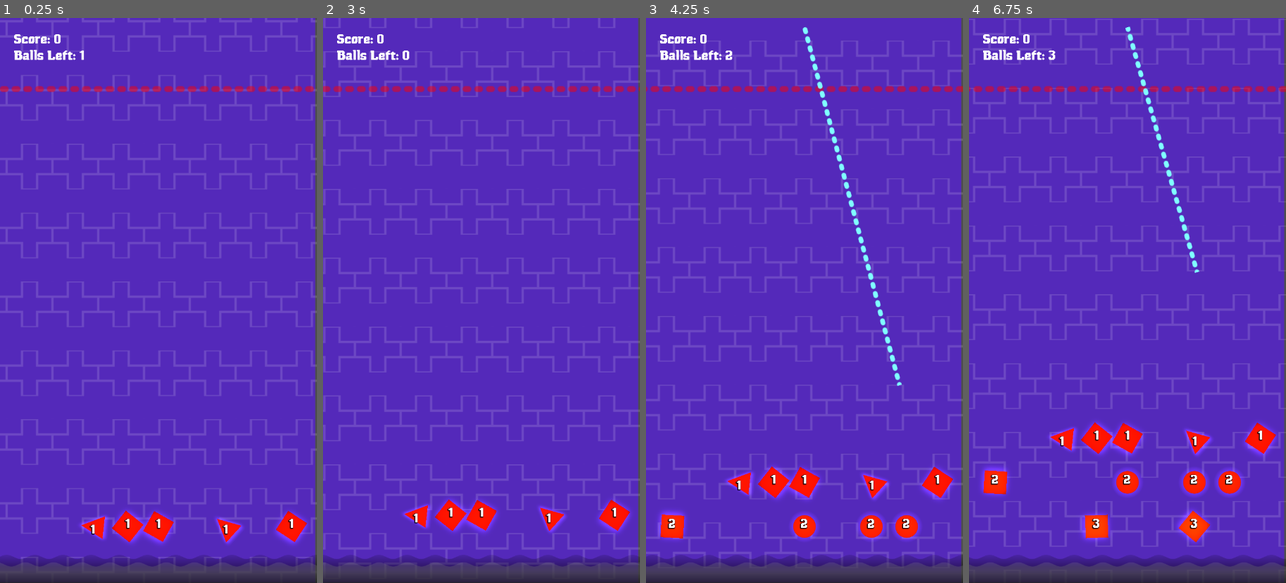
Above: before the commit, frames 1-4 (left to right).
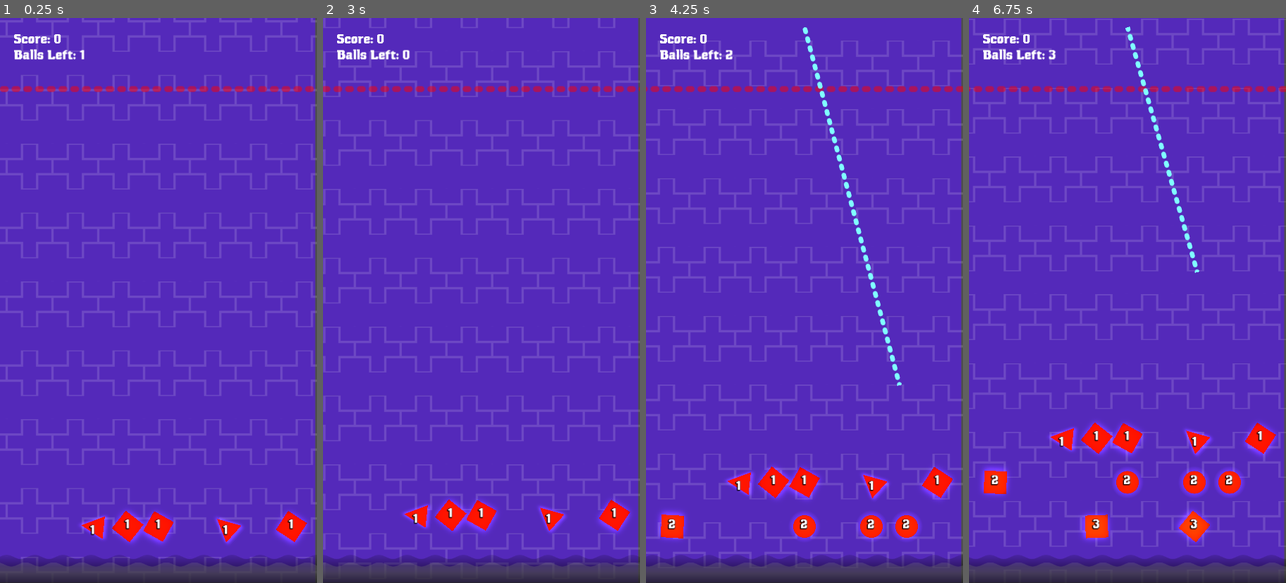
Above: after the commit, the same moments.

Repository: mbosetti/BallBouncer
Game: Godot game, scene res://scenes/game/game_scene.tscn
Two runs of this game, one before a commit and one after it. Both use one fixed random seed, a clock stepped at 60 frames per second and the inputs below.
Inputs (mouse positions are in pixels of both pictures, inside the frame that each line leads up to):
- Up to frame 1 (0.25 s): no input
- Up to frame 2 (3 s): move the mouse to (551, 272) at 0.52 s; press the mouse at (551, 272) at 0.53 s; move the mouse to (418, 328) at 1.27 s; release the mouse at (418, 328) at 1.28 s; click (418, 328) at 1.35 s; move the mouse to (513, 176) at 2.02 s; press the mouse at (513, 176) at 2.03 s; move the mouse to (465, 413) at 2.77 s; release the mouse at (465, 413) at 2.78 s; click (465, 413) at 2.85 s
- Up to frame 3 (4.25 s): move the mouse to (899, 385) at 3.52 s; press the mouse at (899, 385) at 3.53 s
- Up to frame 4 (6.75 s): move the mouse to (1032, 215) at 4.27 s; release the mouse at (1032, 215) at 4.28 s; click (1032, 215) at 4.35 s; move the mouse to (1143, 300) at 5.02 s; press the mouse at (1143, 300) at 5.03 s; move the mouse to (1079, 159) at 5.77 s; release the mouse at (1079, 159) at 5.78 s; click (1079, 159) at 5.85 s; move the mouse to (1197, 272) at 6.52 s; press the mouse at (1197, 272) at 6.53 s

The runs differ from the first frame. In frame 1, 0.4% of the frame differs, in the area x 4-97%, y 2-93%; in frame 2, 0.4%; in frame 3, 0.7%; in frame 4, 0.8%, in the area x 4-97%, y 1-93%.

Commit message:
add android build

Diff:
--- a/project.godot
+++ b/project.godot
@@ -23,6 +23,8 @@
 
 window/size/viewport_width=720
 window/size/viewport_height=1280
+window/stretch/mode="canvas_items"
+window/handheld/orientation=1
 
 [gui]
 
@@ -43,3 +45,4 @@
 [rendering]
 
 renderer/rendering_method="mobile"
+textures/vram_compression/import_etc2_astc=true
Not shown, changed: .gitignore
